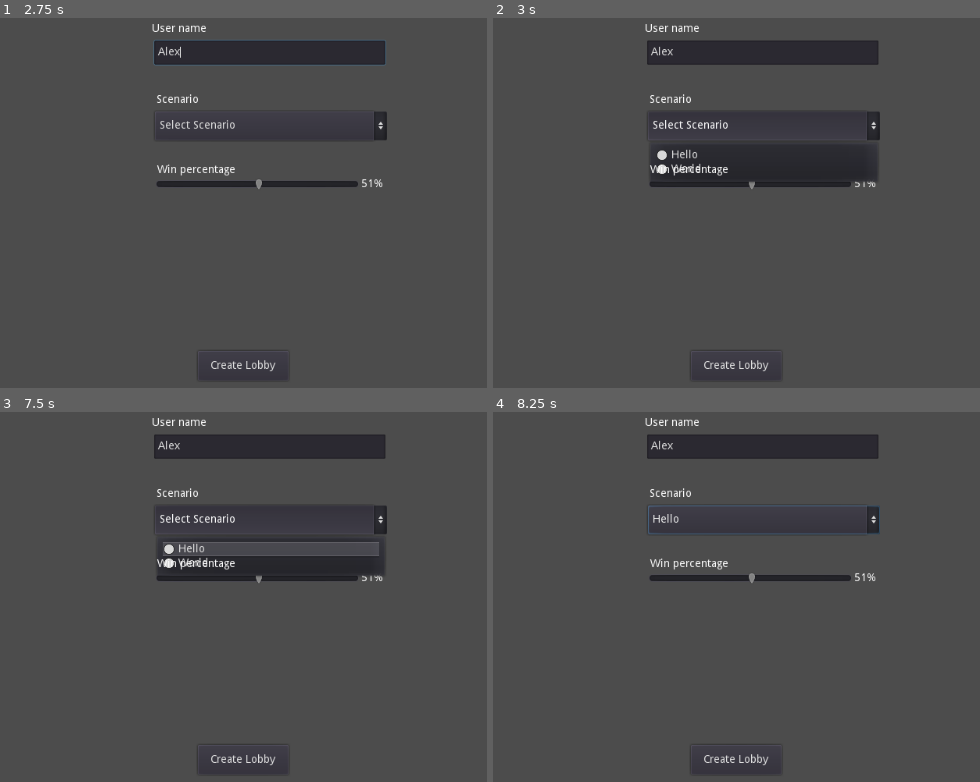
Above: before the commit, frames 1-4 (two rows, left to right).
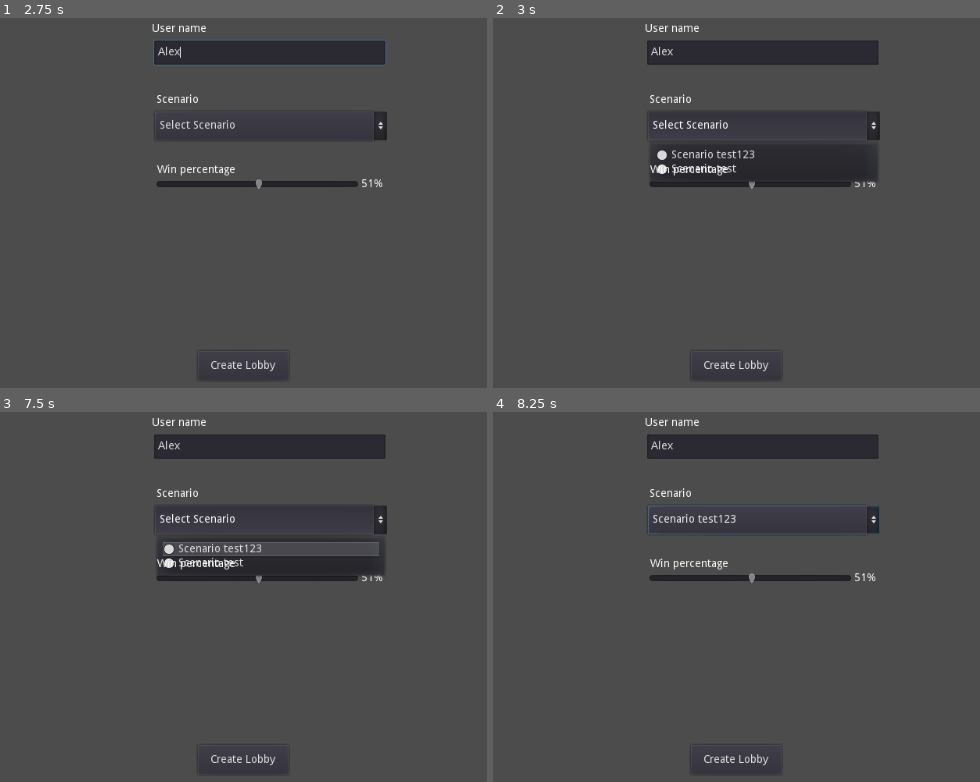
Above: after the commit, the same moments.

Repository: Unsustainable-Enterprise/game
Game: Godot game, scene res://scenes/StartMenu.tscn
Two runs of this game, one before a commit and one after it. Both use one fixed random seed, a clock stepped at 60 frames per second and the inputs below.
Inputs (mouse positions are in pixels of both pictures, inside the frame that each line leads up to):
- Up to frame 1 (2.75 s): tap Enter at 0.5 s; click "Host" at 1.25 s; click (267, 51) at 2.02 s; type "Alex" at 2.1 s
- Up to frame 2 (3 s): click "Select Scenario" at 2.75 s
- Up to frame 3 (7.5 s): click "Create Lobby" at 3.5 s; click "Select Scenario" at 4.25 s; click "Create Lobby" at 5 s; click "Select Scenario" at 5.75 s; click "Create Lobby" at 6.5 s; tap Space at 7.25 s
- Up to frame 4 (8.25 s): tap Enter at 8 s

Frame 1 is identical in both runs. In frame 2, 0.3% of the frame differs, in the area x 36-54%, y 35-42%; in frame 3, 0.3%; in frame 4, 0.2%.

Commit message:
scenarios will be automatically retrieved from configs/scenarios folder

Diff:
--- /dev/null
+++ b/configs/Paths.gd
@@ -0,0 +1,2 @@
+const FILE_MANAGER = "res://scripts/FileManager.gd"
+const SCENARIOS_FOULDER = "res://configs/scenarios/"
--- /dev/null
+++ b/configs/scenarios/Scenario.json
@@ -0,0 +1,4 @@
+{
+    "name": "Scenario test",
+    "total_questions": 1
+}
--- /dev/null
+++ b/configs/scenarios/Scenario1.json
@@ -0,0 +1,4 @@
+{
+    "name": "Scenario test123",
+    "total_questions": 1
+}
--- a/scripts/Client.gd
+++ b/scripts/Client.gd
@@ -5,6 +5,8 @@
 
 export var receive_message_path: NodePath
 onready var receive_message: Node = get_node(receive_message_path)
+
+var paths = load("res://configs/Paths.gd")
 
 var web_socket_events = load("res://scripts/WebSocketEvents.gd")
 
--- /dev/null
+++ b/scripts/FileManager.gd
@@ -0,0 +1,36 @@
+
+
+static func list_files_in_directory(path: String):
+		var files = []
+		var dir = Directory.new()
+
+		dir.open(path)
+		dir.list_dir_begin()
+
+		while true:
+			var file = dir.get_next()
+			if file == "":
+				break
+			elif not file.begins_with("."):
+				files.append(file)
+
+		return files
+
+static func get_json_from_file(path: String, file_name: String):
+	var file = File.new()
+	file.open(path + file_name, File.READ)
+
+	var json_string = file.get_as_text()
+	file.close()
+
+	var json = JSON.parse(json_string)
+	return json
+
+static func get_json_array_from_files(path: String, file_names: Array):
+	var json_array = []
+
+	for file in file_names:
+		var json = get_json_from_file(path, file)
+		json_array.append(json)
+
+	return json_array
--- a/scripts/StartGameUI.gd
+++ b/scripts/StartGameUI.gd
@@ -1,6 +1,7 @@
 extends Control
 
 onready var web_socket_manager: Node = get_node("/root/WebSocketManager")
+onready var paths = web_socket_manager.paths
 
 export var scenario_path: NodePath
 onready var scenario_selector: OptionButton = get_node(scenario_path)
@@ -38,24 +39,29 @@
 export var error_message_join_path: NodePath
 onready var error_message_join: Label = get_node(error_message_join_path)
 
+onready var files_manager = load(paths.FILE_MANAGER)
+
 var user_name: String
 var scenario: String
 var win_percentage: float
 var pin: String
+
+var scenarios: Array
 
 func _ready():
 	add_scenario_options()
 	create_lobby_canvas.visible = false
 
 func add_scenario_options():
-	scenario_selector.add_item("Hello")
-	scenario_selector.add_item("World")
+	var scenario_files = files_manager.list_files_in_directory("res://configs/scenarios/")
+	scenarios = files_manager.get_json_array_from_files("res://configs/scenarios/", scenario_files)
+
+	for scene in scenarios:
+		print(scene.result.name)
+		scenario_selector.add_item(scene.result.name)
+
 	scenario_selector.select(-1)
 	scenario_selector.text = "Select Scenario"
-
-# func _ready():
-# 	#warning-ignore:return_value_discarded
-# 	get_parent().connect("web_socket_ready", self, "_on_web_socket_ready")
 
 func _on_scenario_selector_item_selected(index:int):
 	if(index != -1):
